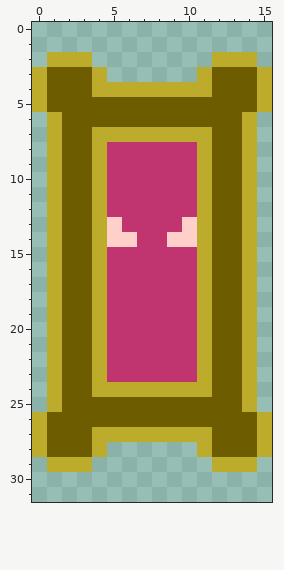
A pixel-art sprite gets an edit: assets/enemies/quadro.png. The first picture shows the starting point.
The file is 16x32 pixels.
Once edited:
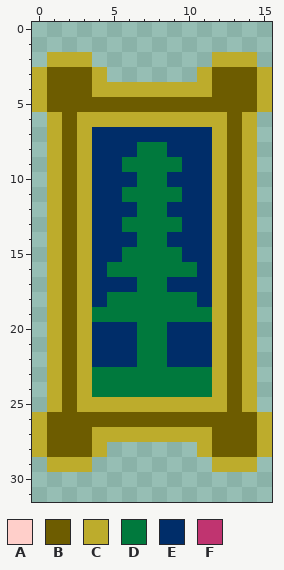
Palette (. is transparent): A #ffcfca  B #6d5c00  C #bdac2c  D #00793d  E #002d69  F #c03470
What changed:
{"y":6,"x":3,"old":"BBBBBBBBBB","new":"CCCCCCCCCC"}
{"y":7,"x":3,"old":"BCCCCCCCCB","new":"CEEEEEEEEC"}
{"y":8,"x":3,"old":"BCFFFFFFCB","new":"CEEEDDEEEC"}
{"y":9,"x":3,"old":"BCFFFFFFCB","new":"CEEDDDDEEC"}
{"y":10,"x":3,"old":"BCFFFFFFCB","new":"CEEEDDEEEC"}
{"y":11,"x":3,"old":"BCFFFFFFCB","new":"CEEDDDDEEC"}
{"y":12,"x":3,"old":"BCFFFFFFCB","new":"CEEEDDEEEC"}
{"y":13,"x":3,"old":"BCAFFFFACB","new":"CEEDDDDEEC"}
{"y":14,"x":3,"old":"BCAAFFAACB","new":"CEEEDDEEEC"}
{"y":15,"x":3,"old":"BCFFFFFFCB","new":"CEEDDDDEEC"}
{"y":16,"x":3,"old":"BCFFFFFFCB","new":"CEDDDDDDEC"}
{"y":17,"x":3,"old":"BCFFFFFFCB","new":"CEEEDDEEEC"}
{"y":18,"x":3,"old":"BCFFFFFFCB","new":"CEDDDDDDEC"}
{"y":19,"x":3,"old":"BCFFFFFFCB","new":"CDDDDDDDDC"}
{"y":20,"x":3,"old":"BCFFFFFFCB","new":"CEEEDDEEEC"}
{"y":21,"x":3,"old":"BCFFFFFFCB","new":"CEEEDDEEEC"}
{"y":22,"x":3,"old":"BCFFFFFFCB","new":"CEEEDDEEEC"}
{"y":23,"x":3,"old":"BCFFFFFFCB","new":"CDDDDDDDDC"}
{"y":24,"x":3,"old":"BCCCCCCCCB","new":"CDDDDDDDDC"}
{"y":25,"x":3,"old":"BBBBBBBBBB","new":"CCCCCCCCCC"}
{"label":"changed","picture_box":[77,112,227,412]}
